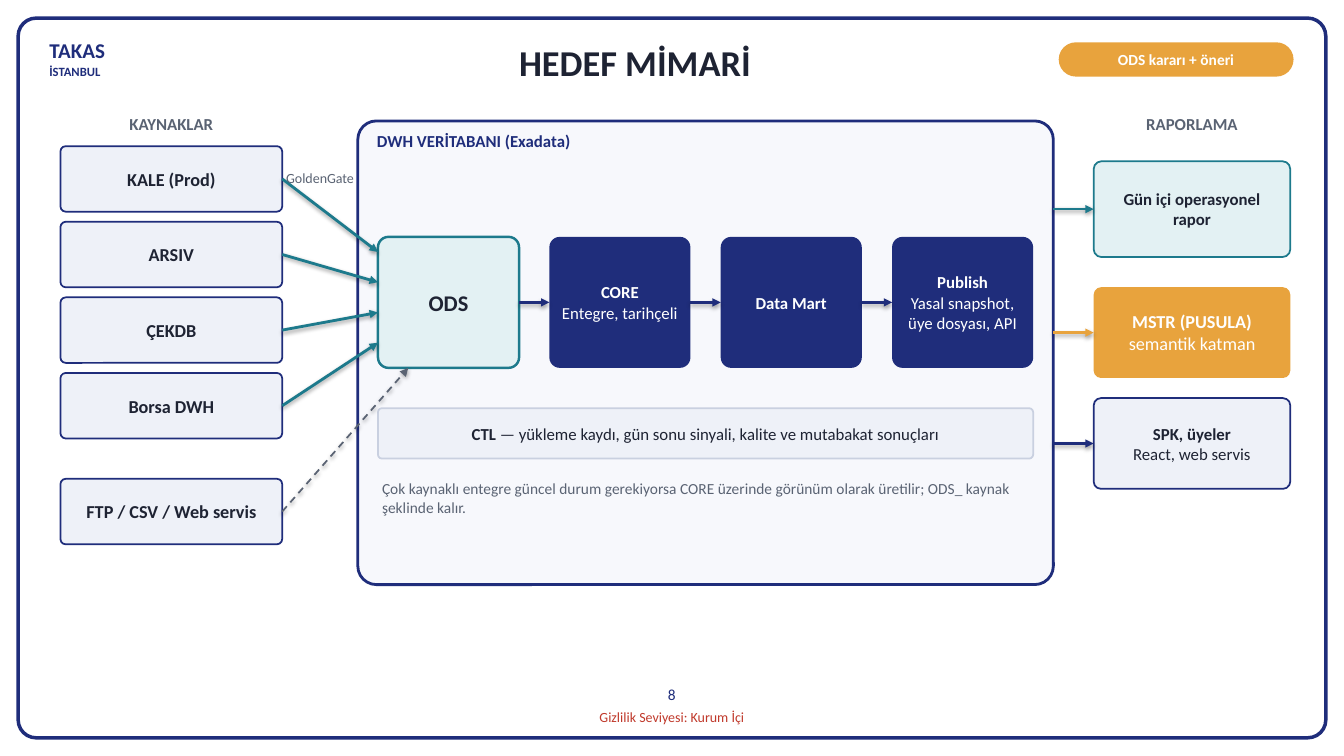
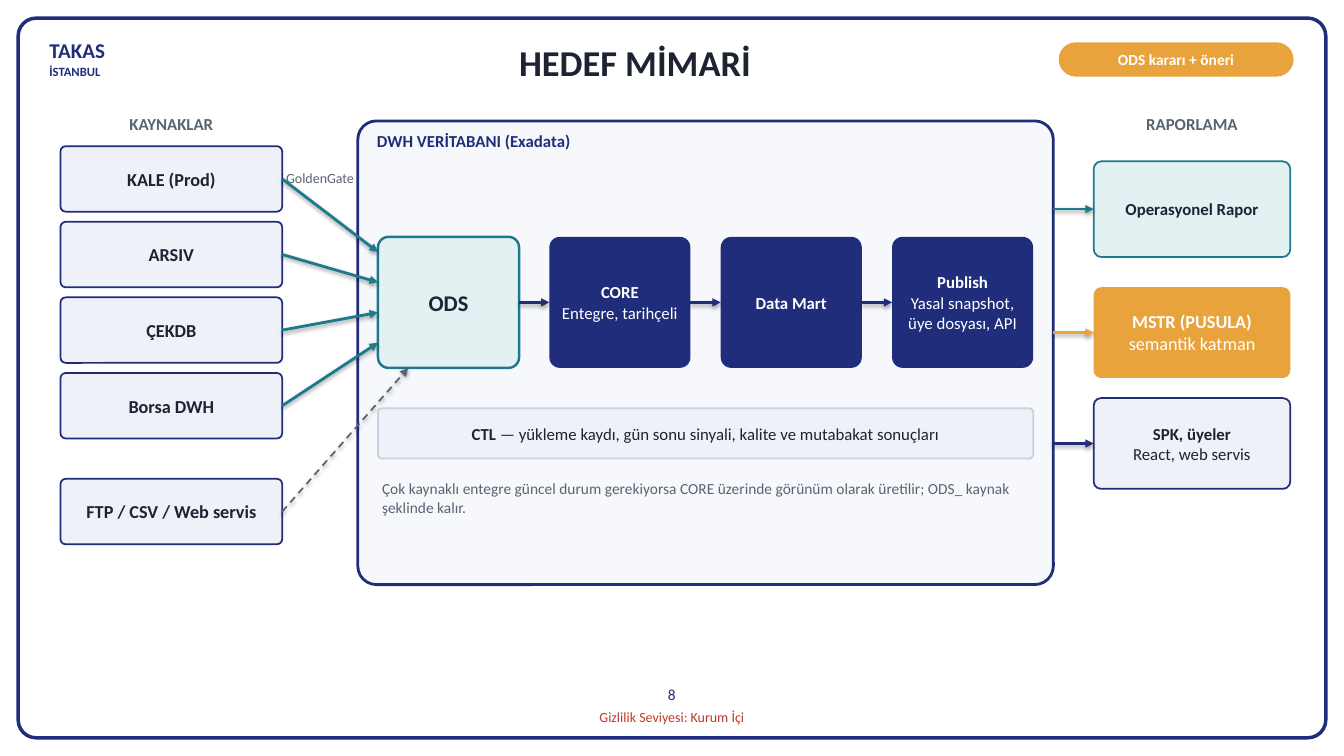
Before and after one commit to hanifidemirel0/Cursor-Projects, a slide deck: slide 8 of outputs/dwh-sunum-kasim-2026/5 - DWHSunum_Kasim2026.pptx. Drawn at 1344x756 pixels with LibreOffice and Linux fonts; fonts in the diff are those of the drawing. Boxes give left, top, right and bottom in pixels: in the first picture for what was removed or moved away, otherwise in the second. Text is boxed around its words. In the diff, an @@ line names an element or a change of style, - is before the commit and + after.

```diff
--- a/outputs/dwh-sunum-kasim-2026/5 - DWHSunum_Kasim2026.pptx
+++ b/outputs/dwh-sunum-kasim-2026/5 - DWHSunum_Kasim2026.pptx
@@ text in rounded rectangle at [1125, 203, 1259, 218]: text changed @@
-Gün içi operasyonel rapor
+Operasyonel Rapor
```
Also in this commit, not shown: 2 other files.
